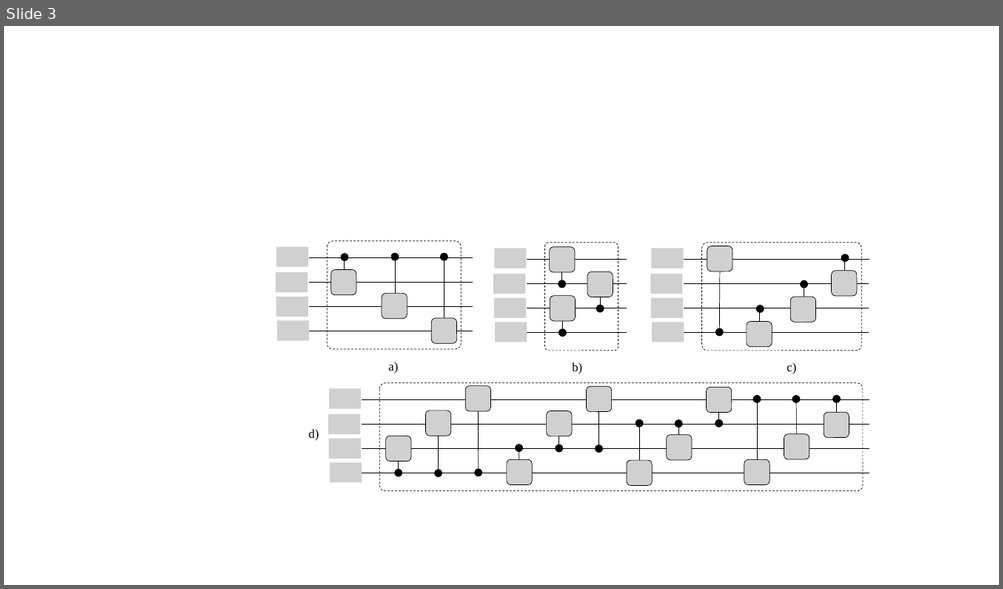
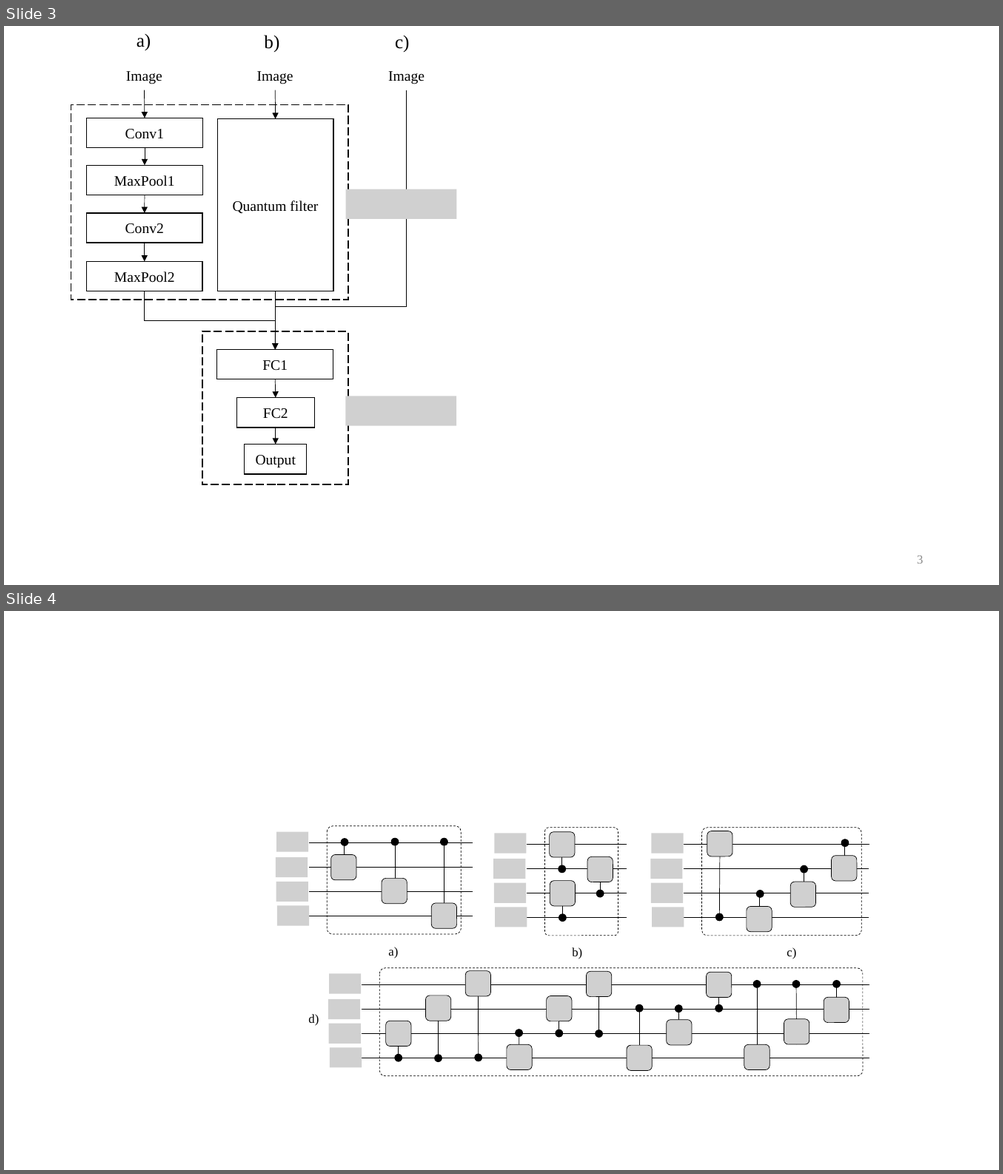
Before and after one commit to vutuanhai237/DynamicQNN, a slide deck: Bản trình bày1.pptx. Shown one above the other, each under a label of ours: slide 3 before the commit, slides 3 and 4 after it. The pictures are 1003x589 and 1003x1174 pixels, drawn with LibreOffice and Linux fonts; fonts in the diff are those of the drawing; grey boxes stand for pictures. Boxes give left, top, right and bottom in pixels: in the first picture for what was removed or moved away, otherwise in the second. Text is boxed around its words. In the diff, an @@ line names an element or a change of style, - is before the commit and + after.

```diff
--- a/Bản trình bày1.pptx
+++ b/Bản trình bày1.pptx
@@ slide 3 added at box(4, 26, 999, 585), background #FFFFFF @@
@@ text added at box(136, 34, 151, 50), 18 pt, text #000000 @@
+a)
@@ text added at box(264, 35, 279, 52), 18 pt, text #000000 @@
+b)
@@ text added at box(395, 36, 410, 52), 18 pt, text #000000 @@
+c)
@@ text added at box(126, 71, 162, 84), 14 pt, text #000000 @@
+Image
@@ arrow added from (145, 90) to (145, 118), #000000 0.5 pt @@
@@ text added at box(257, 71, 293, 84), 14 pt, text #000000 @@
+Image
@@ arrow added from (275, 90) to (276, 119), #000000 0.5 pt @@
@@ elbow arrow added from (406, 90) to (275, 350), #000000 0.5 pt @@
@@ text added at box(388, 71, 424, 84), 14 pt, text #000000 @@
+Image
@@ rectangle added at box(71, 105, 349, 300), outline #000000 1 pt dashed @@
@@ rectangle added at box(87, 118, 203, 148), outline #000000 1 pt, 14 pt, text #000000 @@
+Conv1
@@ rectangle added at box(217, 119, 333, 292), outline #000000 1 pt, 14 pt, text #000000 @@
+Quantum filter
@@ arrow added from (145, 147) to (145, 166), #000000 0.5 pt @@
@@ rectangle added at box(87, 166, 203, 195), outline #000000 1 pt, 14 pt, text #000000 @@
+MaxPool1
@@ arrow added from (145, 195) to (145, 213), #000000 0.5 pt @@
@@ picture added at box(346, 190, 457, 219) @@
@@ rectangle added at box(87, 213, 202, 243), outline #000000 1 pt, 14 pt, text #000000 @@
+Conv2
@@ arrow added from (145, 243) to (145, 262), #000000 0.5 pt @@
@@ rectangle added at box(87, 262, 202, 292), outline #000000 1 pt, 14 pt, text #000000 @@
+MaxPool2
@@ elbow arrow added from (145, 292) to (275, 350), #000000 0.5 pt @@
@@ arrow added from (276, 292) to (275, 350), #000000 0.5 pt @@
@@ rectangle added at box(202, 332, 349, 485), outline #000000 1 pt dashed @@
@@ rectangle added at box(216, 350, 333, 380), outline #000000 1 pt, 14 pt, text #000000 @@
+FC1
@@ arrow added from (275, 380) to (276, 398), #000000 0.5 pt @@
@@ rectangle added at box(237, 398, 314, 428), outline #000000 1 pt, 14 pt, text #000000 @@
+FC2
@@ picture added at box(346, 396, 457, 426) @@
@@ rectangle added at box(244, 445, 306, 474), outline #000000 1 pt, 14 pt, text #000000 @@
+Output
@@ arrow added from (276, 428) to (276, 445), #000000 0.5 pt @@
@@ page number added at box(916, 556, 922, 564), 12 pt, text #8C8C8C @@
+3
@@ what was slide 3 is now slide 4 @@
```
Also in this commit, not shown: 1 slide changed, 18 other files.
